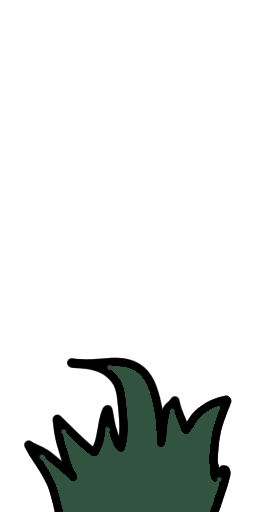
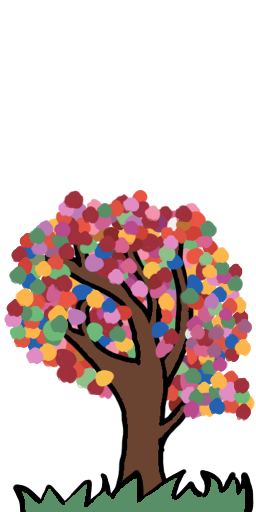
The second 256x512 image is a revision of the first. Changes to its layers:
added layer "Layer 8" above "Layer 7" over (4, 190, 255, 512)
added group "Layer 7" with 3 layers above "Layer 2" over (4, 190, 255, 512)
added layer "Layer 4" in group "Layer 7" over (4, 190, 255, 512)
added layer "Layer 3" in group "Layer 7" over (4, 192, 255, 512)
added layer "Layer 5" in group "Layer 7" over (4, 190, 255, 512)
hid "Layer 1", painted on it over (4, 190, 255, 512)
